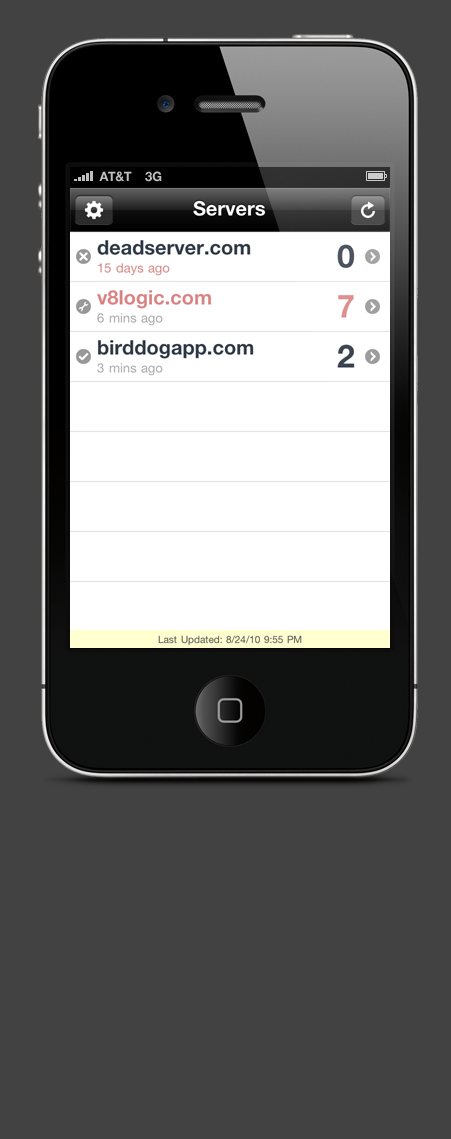
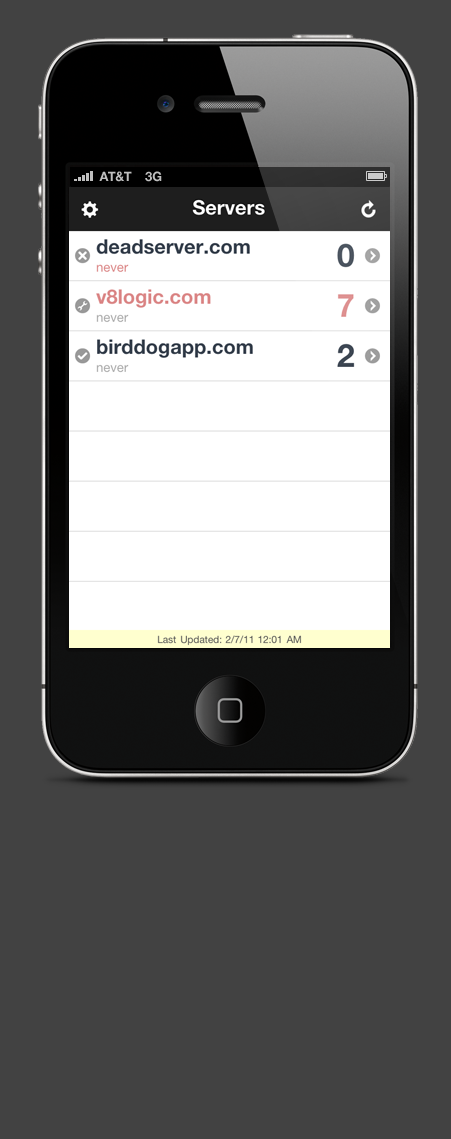
Revision of a layered (451, 1139) image; what changed, layer by layer:
added layer "Servers" in group "iPhone 4 (portrait)" over [69,187,390,648]
added group "Old Screens" with 4 layers in group "iPhone 4 (portrait)" over [70,188,390,648]
hid "BD Servers", moved it into group "Old Screens" over [70,188,390,648]
